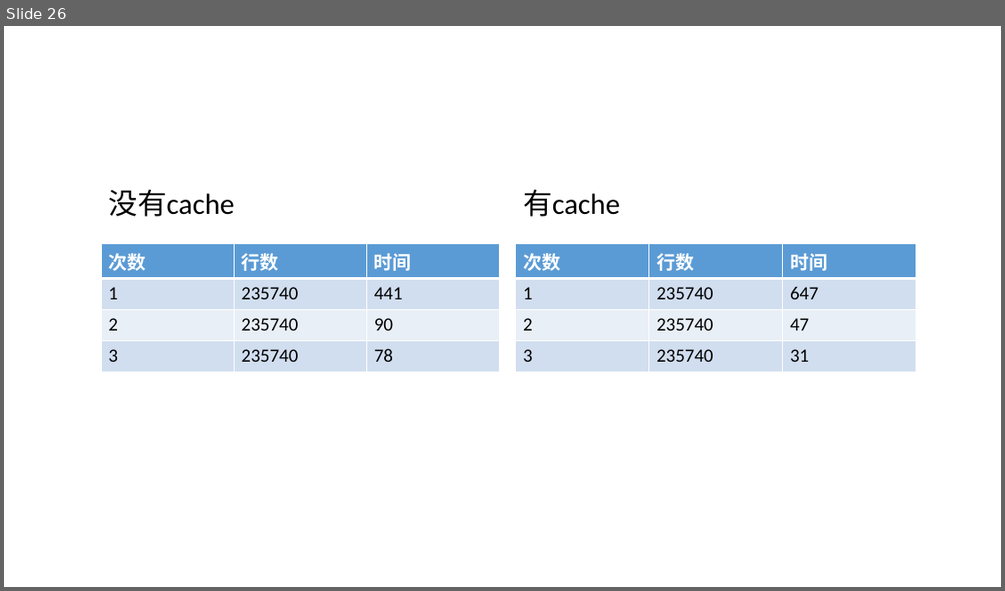
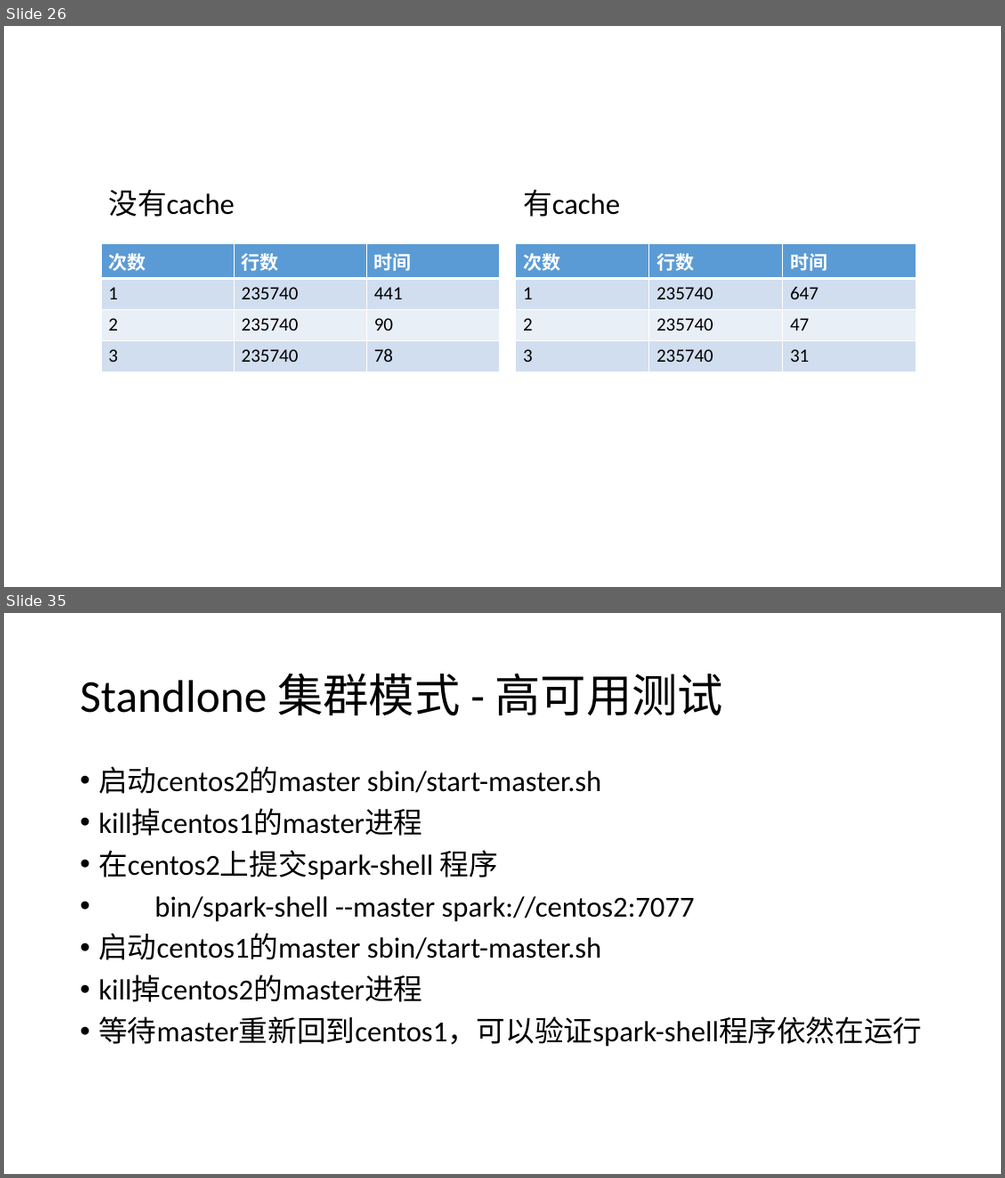
Before and after one commit to zhangpanfeng/darren-spark, a slide deck: doc/Spark.pptx. Shown one above the other, each under a label of ours: slide 26 before the commit, slides 26 and 35 after it; the slides between them are not shown. The pictures are 1005x591 and 1005x1178 pixels, drawn with LibreOffice and Linux fonts; fonts in the diff are those of the drawing. Boxes give left, top, right and bottom in pixels: in the first picture for what was removed or moved away, otherwise in the second. Text is boxed around its words. In the diff, an @@ line names an element or a change of style, - is before the commit and + after.

Commit message:
update master

```diff
--- a/doc/Spark.pptx
+++ b/doc/Spark.pptx
@@ slide 35 added at <box>4,613,1001,1174</box>, background #FFFFFF @@
@@ title added at <box>80,674,724,716</box>, 44 pt, text #000000 @@
+Standlone 集群模式 - 高可用测试
@@ text added at <box>98,766,922,1046</box>, 28 pt, text #000000 @@
+• 启动centos2的master sbin/start-master.sh
+• kill掉centos1的master进程
+• 在centos2上提交spark-shell 程序
+• bin/spark-shell --master spark://centos2:7077
+• 启动centos1的master sbin/start-master.sh
+• kill掉centos2的master进程
+• 等待master重新回到centos1，可以验证spark-shell程序依然在运行
```
Also in this commit, not shown: 12 other slides added, 2 slides removed, 8 other files.
